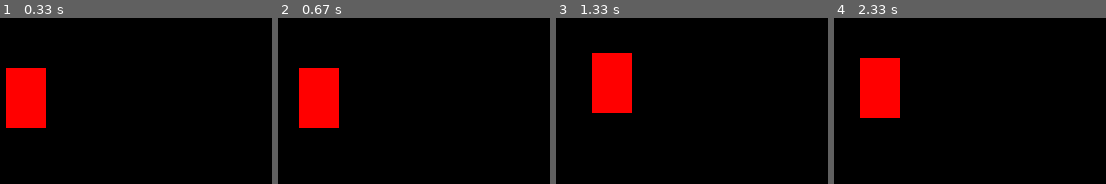
Above: before the commit, frames 1-4 (left to right).
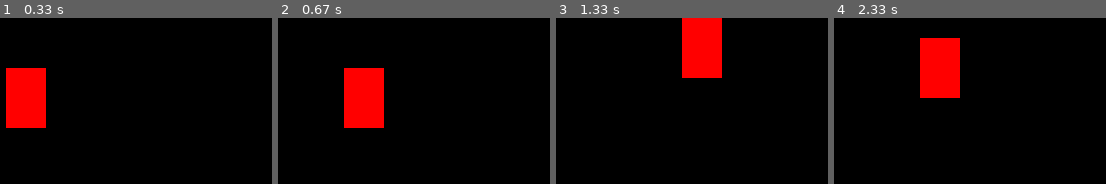
Above: after the commit, the same moments.

Repository: NeedsAUsername/pygame
Game: pygame game, started from index.py
Same seed, same stepped clock (60 frames per second), same inputs: the game is played once before the commit and once after it.
Inputs:
- Up to frame 1 (0.33 s): no input
- Up to frame 2 (0.67 s): hold Right from 0.33 s (still down)
- Up to frame 3 (1.33 s): release Right at 0.8 s; hold Up 0.83-1.13 s; hold Right from 1.17 s (still down)
- Up to frame 4 (2.33 s): release Right at 1.63 s; hold Left 1.67-2.2 s; hold Down from 2.23 s (still down)

Frame 1 is identical in both runs. In frame 2, 11% of the frame differs, in the area x 7-39%, y 30-67%; in frame 3, 11%; in frame 4, 11%.

Commit message:
refactors player as dictionary, and prevents off -screen movement

Diff:
--- a/index.py
+++ b/index.py
@@ -6,15 +6,30 @@
 displayHeight = 500
 win = pygame.display.set_mode((displayWidth, displayHeight))
 
-pygame.display.set_caption('First Game')
+pygame.display.set_caption('Pygame')
 
-x = 50
-y = 50
-charWidth = 40
-charHeight = 60
-velocity = 5
+player = {
+  'x': 50,
+  'y': 50,
+  'width': 40,
+  'height': 60,
+  'vel': 20
+}
 
 running = True
+
+def preventMovementOffScreen(character):
+  if character['x'] < 0:
+    character['x'] = 0
+  if character['y'] < 0:
+    character['y'] = 0
+  if character['x'] > displayWidth - character['width']:
+    character['x'] = displayWidth - character['width']
+  if character['y'] > displayHeight - character['height']:
+    character['y'] = displayHeight - character['height']
+
+def drawCharacter(character):
+  pygame.draw.rect(win, (255, 0, 0), (character['x'], character['y'], character['width'], character['height']))
 
 while running:
   pygame.time.delay(100) #milliseconds
@@ -23,19 +38,20 @@
     if event.type == pygame.QUIT:
       running = False
 
-
   keys = pygame.key.get_pressed()
   if keys[pygame.K_LEFT]:
-    x -= velocity
+    player['x'] -= player['vel']
   if keys[pygame.K_RIGHT]:
-    x += velocity
+    player['x'] += player['vel']
   if keys[pygame.K_UP]:
-    y -= velocity
+    player['y'] -= player['vel']
   if keys[pygame.K_DOWN]:
-    y += velocity
+    player['y'] += player['vel']
+
+  preventMovementOffScreen(player)
 
   win.fill((0,0,0)) #makes screen all black before drawing the rectangle again
-  pygame.draw.rect(win, (255, 0, 0), (x, y, charWidth, charHeight))
+  drawCharacter(player)
   pygame.display.update()
 
 pygame.quit()
